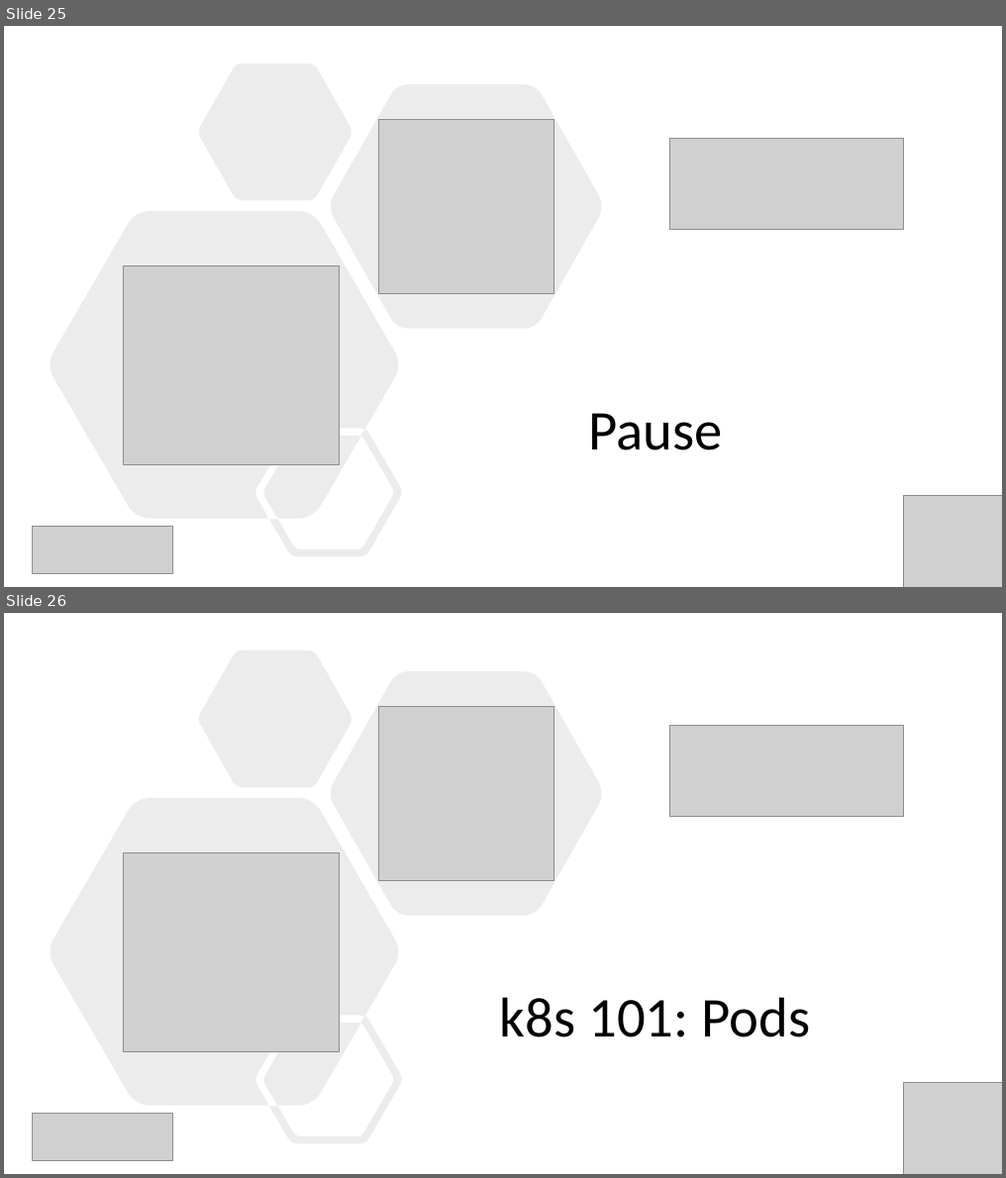
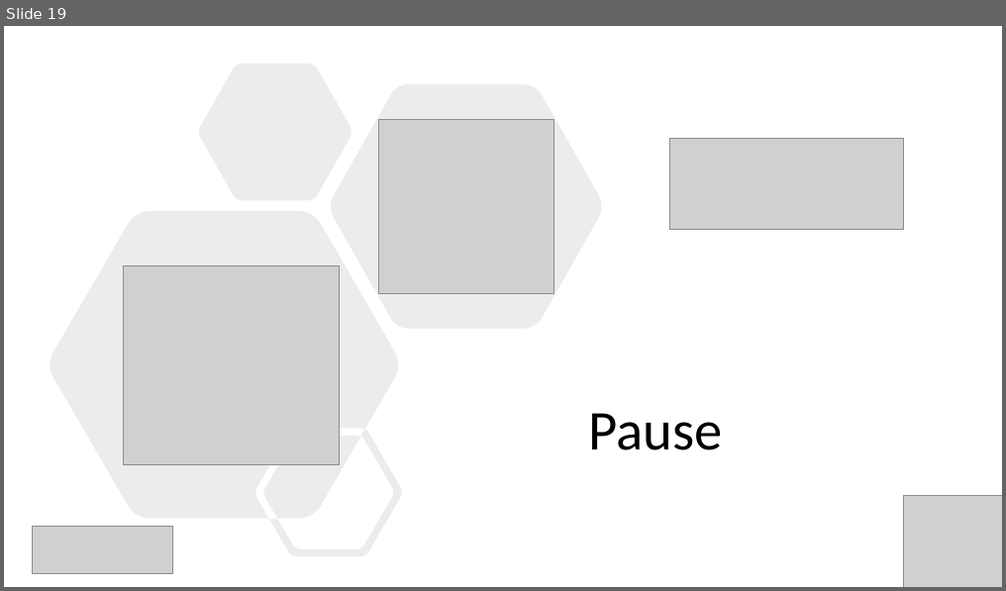
Before and after one commit to Infrastructure-AsCode/aks-101, a slide deck: slides/k8s-101.pptx. Shown one above the other, each under a label of ours: slides 25 and 26 before the commit, slide 19 after it. The pictures are 1006x1178 and 1006x591 pixels, drawn with LibreOffice and Linux fonts; fonts in the diff are those of the drawing; grey boxes stand for pictures. Boxes give left, top, right and bottom in pixels: in the first picture for what was removed or moved away, otherwise in the second. Text is boxed around its words. In the diff, an @@ line names an element or a change of style, - is before the commit and + after.

```diff
--- a/slides/k8s-101.pptx
+++ b/slides/k8s-101.pptx
@@ slide 26 removed at [4, 613, 1002, 1174], background #FFFFFF @@
@@ freeform shape removed at [51, 651, 602, 1145] @@
@@ picture removed at [379, 706, 553, 880] @@
@@ picture removed at [669, 725, 903, 817] @@
@@ picture removed at [123, 854, 339, 1053] @@
@@ text removed at [500, 997, 810, 1038] @@
-k8s 101: Pods
@@ picture removed at [904, 1082, 1002, 1174] @@
@@ picture removed at [33, 1114, 173, 1161] @@
@@ what was slide 25 is now slide 19 @@
```
Also in this commit, not shown: 12 slides changed, 1 slide added, 6 other slides removed, 2 other files.
